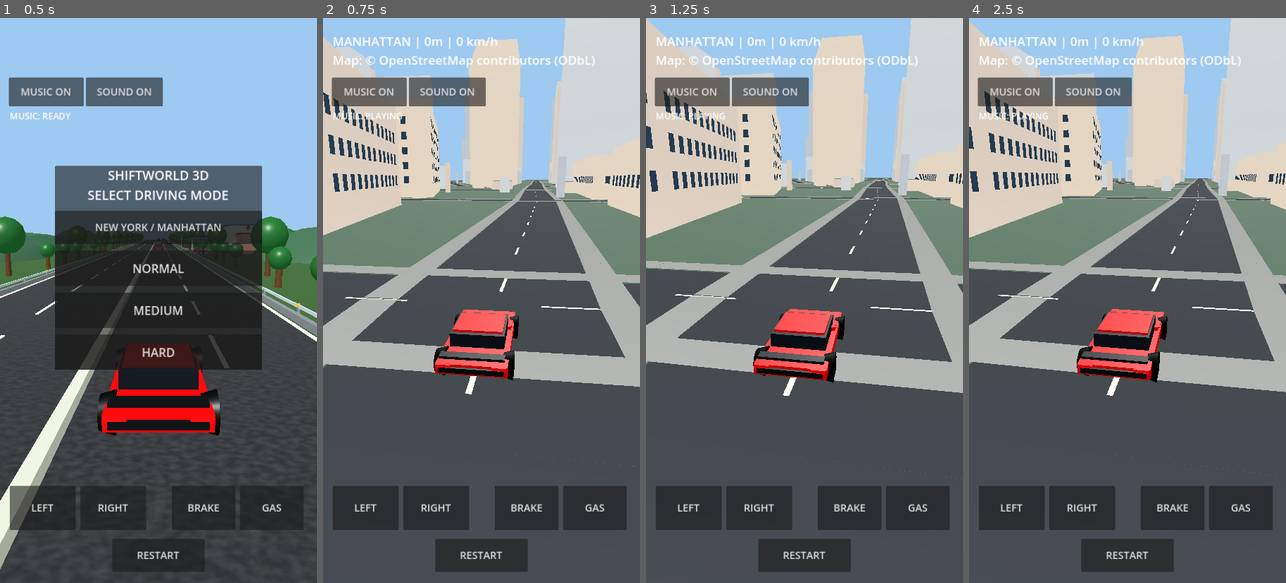
Above: before the commit, frames 1-4 (left to right).
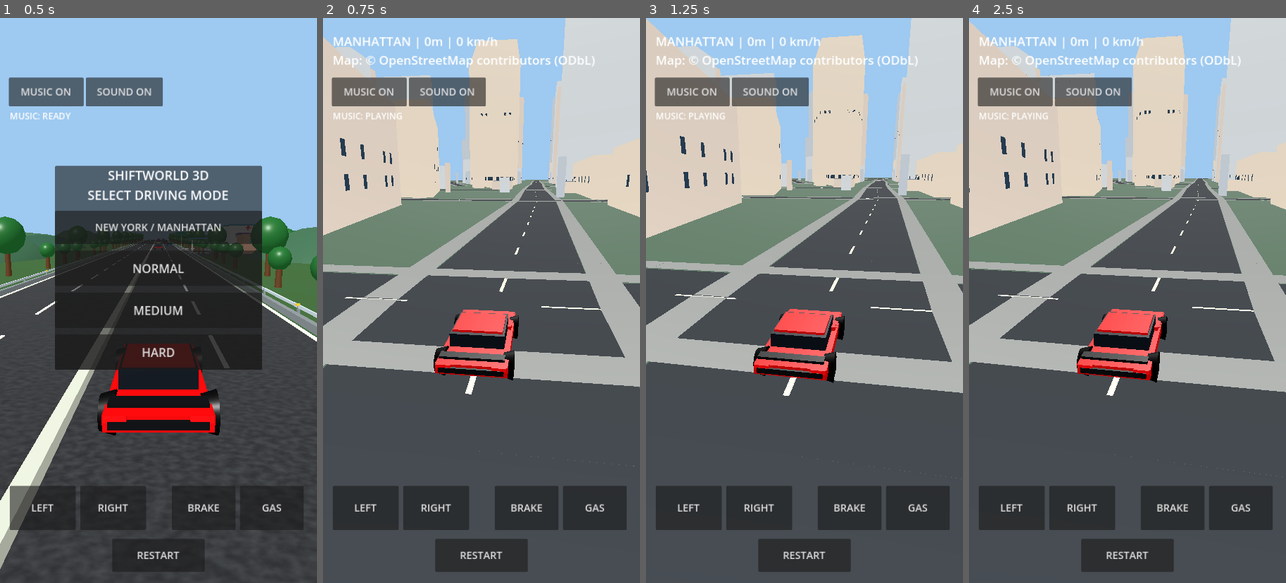
Above: after the commit, the same moments.

Repository: Mehedi13Wp/shiftworld-3d-
Game: Godot game, scene res://scenes/main.tscn
Two runs of this game, one before a commit and one after it. Both use one fixed random seed, a clock stepped at 60 frames per second and the inputs below.
Inputs:
- Up to frame 1 (0.5 s): no input
- Up to frame 2 (0.75 s): click "NEW YORK / MANHATTAN" at 0.5 s
- Up to frame 3 (1.25 s): no input
- Up to frame 4 (2.5 s): click "RESTART" at 1.25 s; click "NEW YORK / MANHATTAN" at 2 s

Frame 1 is identical in both runs. In frame 2, 1.1% of the frame differs, in the area x 0-100%, y 13-31%; in frame 3, 1.2%, in the area x 0-100%, y 12-31%; in frame 4, 1.2%.

Commit message:
Distribute facade windows across nearby buildings within mobile geometry budget

Diff:
--- a/scripts/city_world.gd
+++ b/scripts/city_world.gd
@@ -168,8 +168,8 @@
 		area += a.x * b.y - b.x * a.y
 	return area * 0.5
 
-func _add_facade_windows(glass: SurfaceTool, a: Vector2, b: Vector2, height: float, signed_area: float) -> void:
-	if window_count >= 12000 or height < 7.0:
+func _add_facade_windows(glass: SurfaceTool, a: Vector2, b: Vector2, height: float, signed_area: float, window_quota: int) -> void:
+	if window_count >= 20000 or height < 7.0 or window_quota <= 0:
 		return
 	var edge := b - a
 	var length := edge.length()
@@ -178,20 +178,26 @@
 	var forward := edge / length
 	var outward := Vector2(forward.y, -forward.x) * (1.0 if signed_area > 0.0 else -1.0)
 	var floors := mini(int(height / 3.8), 23)
-	var windows_across := mini(int(length / 3.0), 32)
-	for floor_index in range(1, floors):
+	var max_columns := maxi(1, int(length / 3.0))
+	if floors <= 1:
+		return
+	# Spread a limited number of windows across the entire facade instead
+	# of exhausting the mobile GPU vertex budget on the first tall building.
+	var rows := mini(floors - 1, maxi(1, int(sqrt(float(window_quota)))))
+	var columns := mini(max_columns, maxi(1, int(ceil(float(window_quota) / float(rows)))))
+	for row_index in range(rows):
+		var floor_index := 1 + int(float(row_index) * float(floors - 1) / float(rows))
 		var bottom := float(floor_index) * 3.8 + 0.15
 		var top := minf(bottom + 1.85, height - 0.25)
 		if top <= bottom:
 			continue
-		for i in range(windows_across):
-			if window_count >= 12000:
+		for i in range(columns):
+			if window_count >= 20000:
 				return
-			var t := float(i) * 3.0 + 1.45
-			if t + 0.75 >= length:
-				break
-			var left := a + forward * (t - 0.75) + outward * 0.07
-			var right := a + forward * (t + 0.75) + outward * 0.07
+			var t := float(i + 1) * length / float(columns + 1)
+			var half_width := minf(0.80, length / float(columns + 1) * 0.30)
+			var left := a + forward * (t - half_width) + outward * 0.07
+			var right := a + forward * (t + half_width) + outward * 0.07
 			_quad(glass, Vector3(left.x,bottom,left.y), Vector3(right.x,bottom,right.y), Vector3(right.x,top,right.y), Vector3(left.x,top,left.y))
 			window_count += 1
 
@@ -229,12 +235,15 @@
 	var facade_area := _polygon_area(outline)
 	var building_center := Vector2((min_x + max_x) * 0.5, (min_z + max_z) * 0.5)
 	var show_windows := building_center.length_squared() < 550.0 * 550.0
+	var distance_to_center := building_center.length()
+	var window_budget := 60 if distance_to_center < 200.0 else (40 if distance_to_center < 350.0 else 20)
+	var per_wall_budget := maxi(1, int(ceil(float(window_budget) / float(outline.size()))))
 	for i in range(outline.size()):
 		var a := outline[i]
 		var b := outline[(i+1) % outline.size()]
 		_quad(facade, Vector3(a.x,0,a.y), Vector3(b.x,0,b.y), Vector3(b.x,height,b.y), Vector3(a.x,height,a.y))
 		if show_windows:
-			_add_facade_windows(glass, a, b, height, facade_area)
+			_add_facade_windows(glass, a, b, height, facade_area, per_wall_budget)
 	for i in range(0,indices.size(),3):
 		var a := outline[indices[i]]
 		var b := outline[indices[i+1]]
